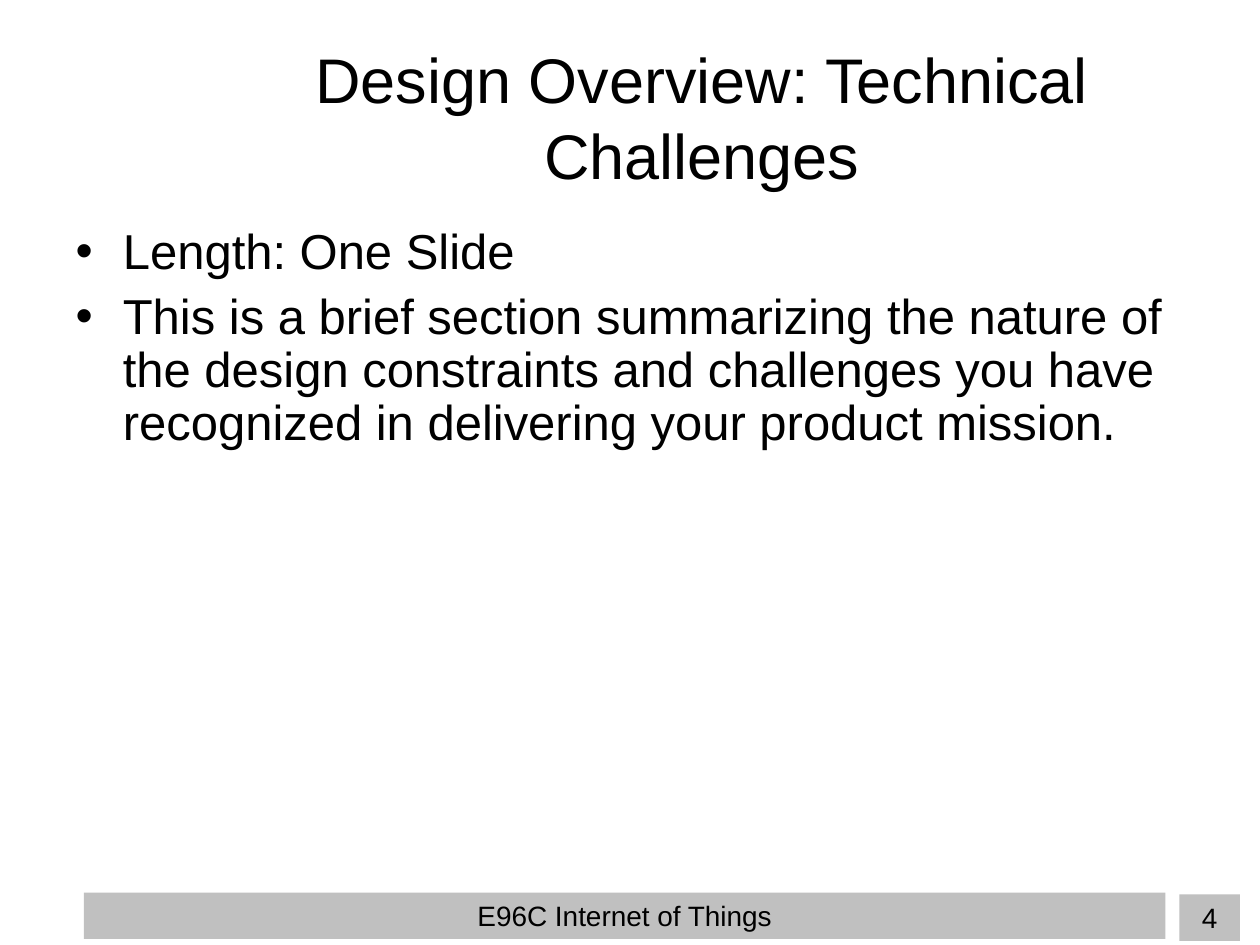
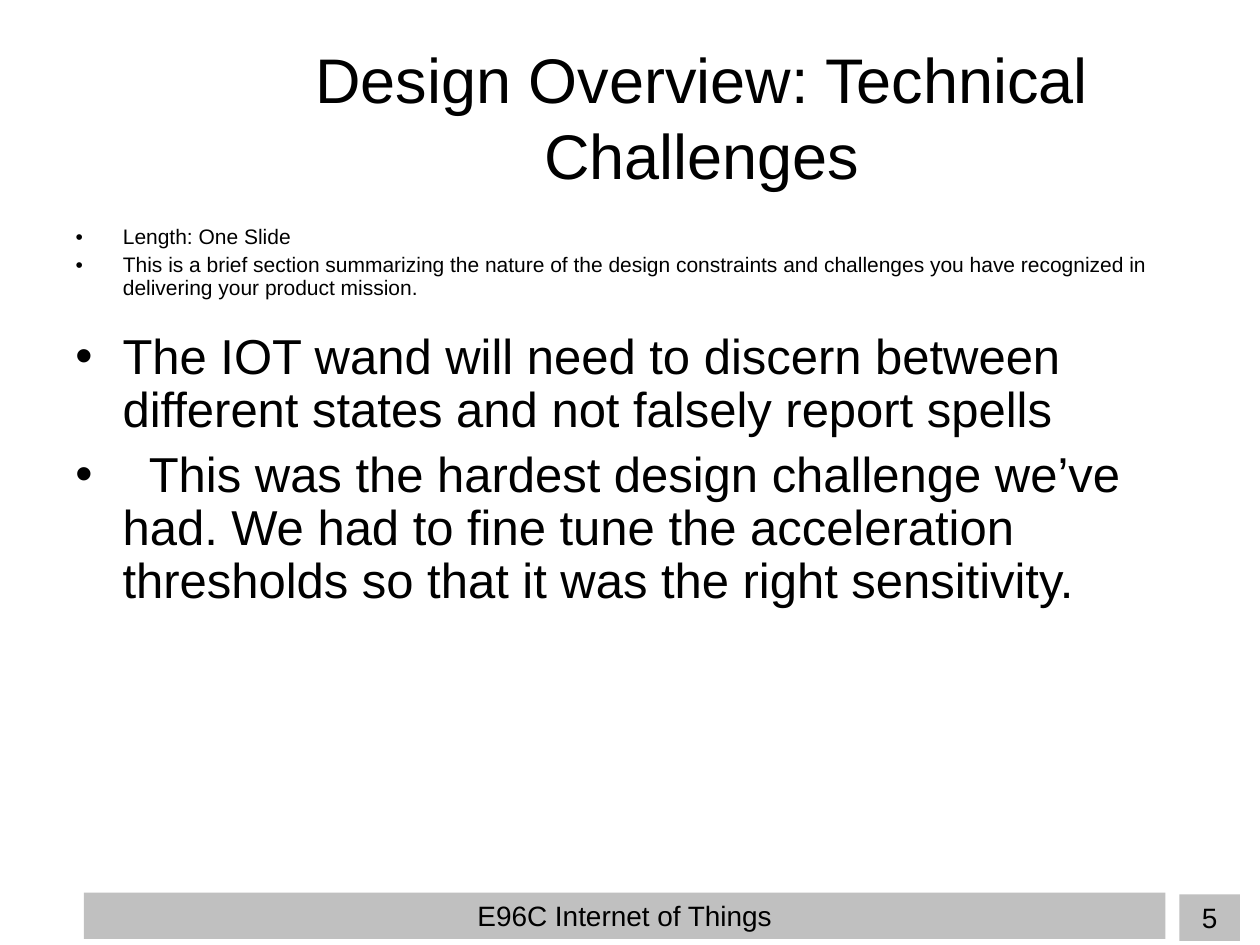
Before and after one commit to TheFearlessMagicians/wizdgetWand, a slide deck: slide 5 of wilson_hanif_varun_E96_presentation.ppt (slide 4 before the commit). Drawn at 1260x945 pixels with LibreOffice and Linux fonts; fonts in the diff are those of the drawing; background and template pictures are left out. Boxes give left, top, right and bottom in pixels: in the first picture for what was removed or moved away, otherwise in the second. Text is boxed around its words. In the diff, an @@ line names an element or a change of style, - is before the commit and + after.

```diff
--- a/wilson_hanif_varun_E96_presentation.ppt
+++ b/wilson_hanif_varun_E96_presentation.ppt
@@ text "Length: One Slide" at (123,228,1145,300): size 28 to 12 pt; less space between paragraphs @@
@@ text added at (123,338,1120,608), 28 pt, text #000000 @@
+• The IOT wand will need to discern between different states and not falsely report spells
+• This was the hardest design challenge we’ve had. We had to fine tune the acceleration thresholds so that it was the right sensitivity.
@@ page number at (1202,908,1218,929): text changed @@
-4
+5
```
Also in this commit, not shown: 6 other slides changed, 3 slides added.
